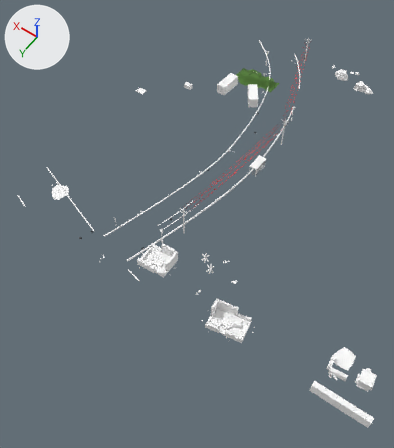
Before and after pictures for a commit that changed the glTF model assets/models/outdoor/outdoor_01.glb.
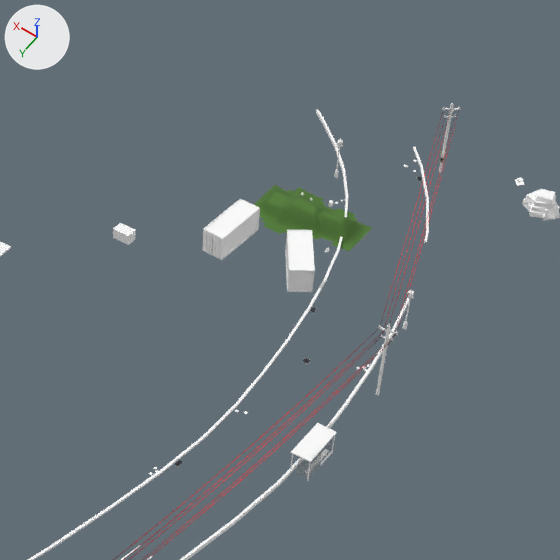
There are two pictures of each version: one whole from a camera (50 mm lens) standing at (-37.1, 84.1, 94.5) and looking at (8.7, 20.0, -6.4), one close up on the part from 36% to 88% of the width and 0% to 46% of the height. The axes (+X, +Y, +Z) are drawn at upper left. The lights are the same throughout. The first two pictures are the older version. Vertices at exactly the same position are counted once.

The scene before the commit, as lines of its bpy script (objects in view):
```python
me_gas_station_town = bpy.data.meshes.new('gas_station_town')
me_gas_station_town.from_pydata(...)  # 8943 vertices, 12460 faces; spans x -43.1..45.0, y -48.4..45.3, z -1.8..9.2
# faces by material slot: [10752, 4, 566, 46, 132, 960]
me_gas_station_town.materials.append(mat_kit_atlas)  # white #ffffff
me_gas_station_town.materials.append(mat_decals_cut)
me_gas_station_town.materials.append(mat_ground)
me_gas_station_town.materials.append(mat_decals)  # picture img_outdoor_decals
me_gas_station_town.materials.append(mat_glass)
me_gas_station_town.materials.append(mat_kit_sway)
ob_gas_station_town = bpy.data.objects.new('gas_station_town', me_gas_station_town)
ob_gas_station_town.location = (0.0, 0.0, 0.0)
```
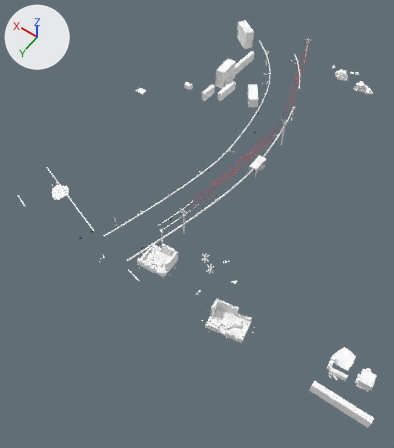
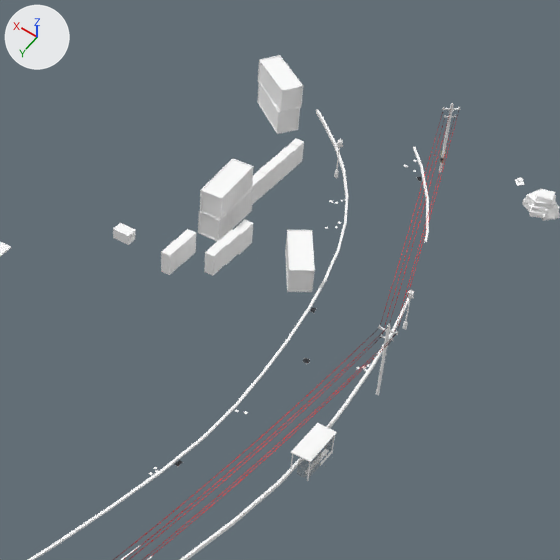
Pixel boxes [x1, y1, x2, y2] of what changed, in the close-ups (560 x 560 px; the box of a moved part takes in the faces that stretch with it):
'gas_station_town', reshaped
    before: [0, 103, 560, 560]
    after: [0, 55, 560, 560]
part 1 of me_gas_station_town, moved or reshaped (not visible before)
    after: [161, 246, 176, 275]
part 2 of me_gas_station_town, moved or reshaped
    before: [222, 239, 224, 259]
    after: [204, 246, 221, 276]
part 3 of me_gas_station_town, moved or reshaped
    before: [205, 200, 259, 257]
    after: [234, 225, 247, 255]
part 4 of me_gas_station_town, moved or reshaped
    before: [257, 210, 260, 229]
    after: [239, 219, 253, 248]
part 5 of me_gas_station_town, moved or reshaped
    before: [203, 199, 240, 229]
    after: [220, 220, 222, 239]
part 6 of me_gas_station_town, moved or reshaped
    before: [223, 208, 260, 239]
    after: [226, 213, 229, 233]
part 7 of me_gas_station_town, moved or reshaped
    before: [241, 199, 259, 208]
    after: [229, 211, 231, 230]
part 8 of me_gas_station_town, moved or reshaped
    before: [222, 228, 259, 260]
    after: [233, 207, 235, 226]
part 9 of me_gas_station_town, moved or reshaped
    before: [202, 249, 222, 260]
    after: [198, 232, 218, 241]
part 10 of me_gas_station_town, moved or reshaped
    before: [203, 229, 223, 240]
    after: [199, 212, 219, 221]
part 11 of me_gas_station_town, deleted (green)
    before: [203, 185, 372, 259]
part 12 of me_gas_station_town, added
    after: [168, 55, 304, 269]

The change, as a list of edits to the scene's bpy script:
```text
Change me_gas_station_town:
    used by ob_gas_station_town; location = (0.0, 0.0, 0.0)
    remove me_gas_station_town.from_pydata(...)  # 8943 vertices, 12460 faces; spans x -43.1..45.0, y -48.4..45.3, z -1.8..9.2
    add me_gas_station_town.from_pydata(...)  # 9582 vertices, 13110 faces; spans x -43.1..45.0, y -48.4..45.3, z -1.8..9.2
    me_gas_station_town part 1: the loose piece of 8 vertices spanning x 27.5..27.6, y -15.9..-15.8, z 0.2..2.8 is scaled about its middle by (-7.35, -7.88, 0.902), then moved by (0.7, 5.0, 0.4)
    me_gas_station_town part 2: the loose piece of 8 vertices spanning x 25.2..25.3, y -15.8..-15.6, z 0.2..2.8 is scaled about its middle by (-7.35, -8.18, 0.904), then moved by (-0.4, 2.4, 0.2)
    me_gas_station_town part 3: the loose piece of 8 vertices spanning x 24.9..27.6, y -21.8..-15.7, z 0.2..2.7 is scaled about its middle by (-0.437, -0.191, 0.958), then moved by (-1.4, 0.8, -0.2)
    me_gas_station_town part 4: the loose piece of 8 vertices spanning x 24.9..25.0, y -21.7..-21.6, z 0.2..2.8 is scaled about its middle by (-7.35, -8.18, 0.913), then moved by (-0.1, 2.5, -0.2)
    me_gas_station_town part 5: the loose piece of 8 vertices spanning x 27.2..27.6, y -21.9..-15.8, z 2.6..2.8 is scaled about its middle by (-0.0446, -0.023, 17.1), then moved by (-0.3, 0.7, -1.2)
    me_gas_station_town part 6: the loose piece of 8 vertices spanning x 24.9..25.3, y -21.7..-15.6, z 2.6..2.8 is scaled about its middle by (-0.0446, -0.023, 17.1), then moved by (2.0, -0.6, -1.2)
    me_gas_station_town part 7: the loose piece of 8 vertices spanning x 24.9..27.3, y -21.9..-21.7, z 2.6..2.8 is scaled about its middle by (-0.0209, -0.543, 17.1), then moved by (1.0, 2.0, -1.2)
    me_gas_station_town part 8: the loose piece of 8 vertices spanning x 24.9..25.3, y -21.7..-15.6, z 0.2..0.3 is scaled about its middle by (-0.0446, -0.023, 17.1), then moved by (2.0, -1.9, 1.3)
    me_gas_station_town part 9: the loose piece of 8 vertices spanning x 25.2..27.6, y -15.8..-15.6, z 0.2..0.3 is scaled about its middle by (-1, -0.388, 1), then moved by (1.8, -2.0, 0.1)
    me_gas_station_town part 10: the loose piece of 8 vertices spanning x 25.2..27.6, y -15.8..-15.6, z 2.6..2.8 is scaled about its middle by (-1, -0.388, 1), then moved by (1.8, -2.0, 0.1)
    me_gas_station_town part 11: 8 loose pieces with 441 vertices, spanning x 15.9..27.6, y -30.7..-15.6, z -0.7..2.7, are deleted
    me_gas_station_town part 12: 1048 vertices added at x 24.3..37.0, y -42.1..-11.4, z -0.4..5.5
    other edits to the shape of me_gas_station_town do not show in these pictures
    remove me_gas_station_town.materials.append(mat_ground)
```
